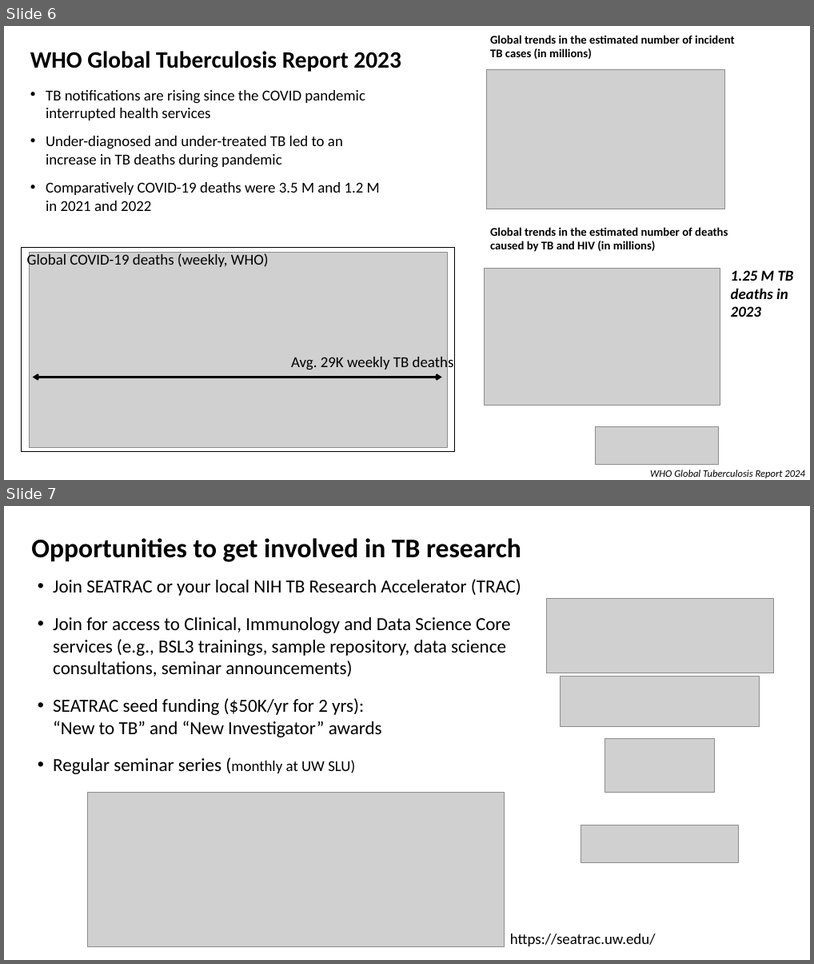
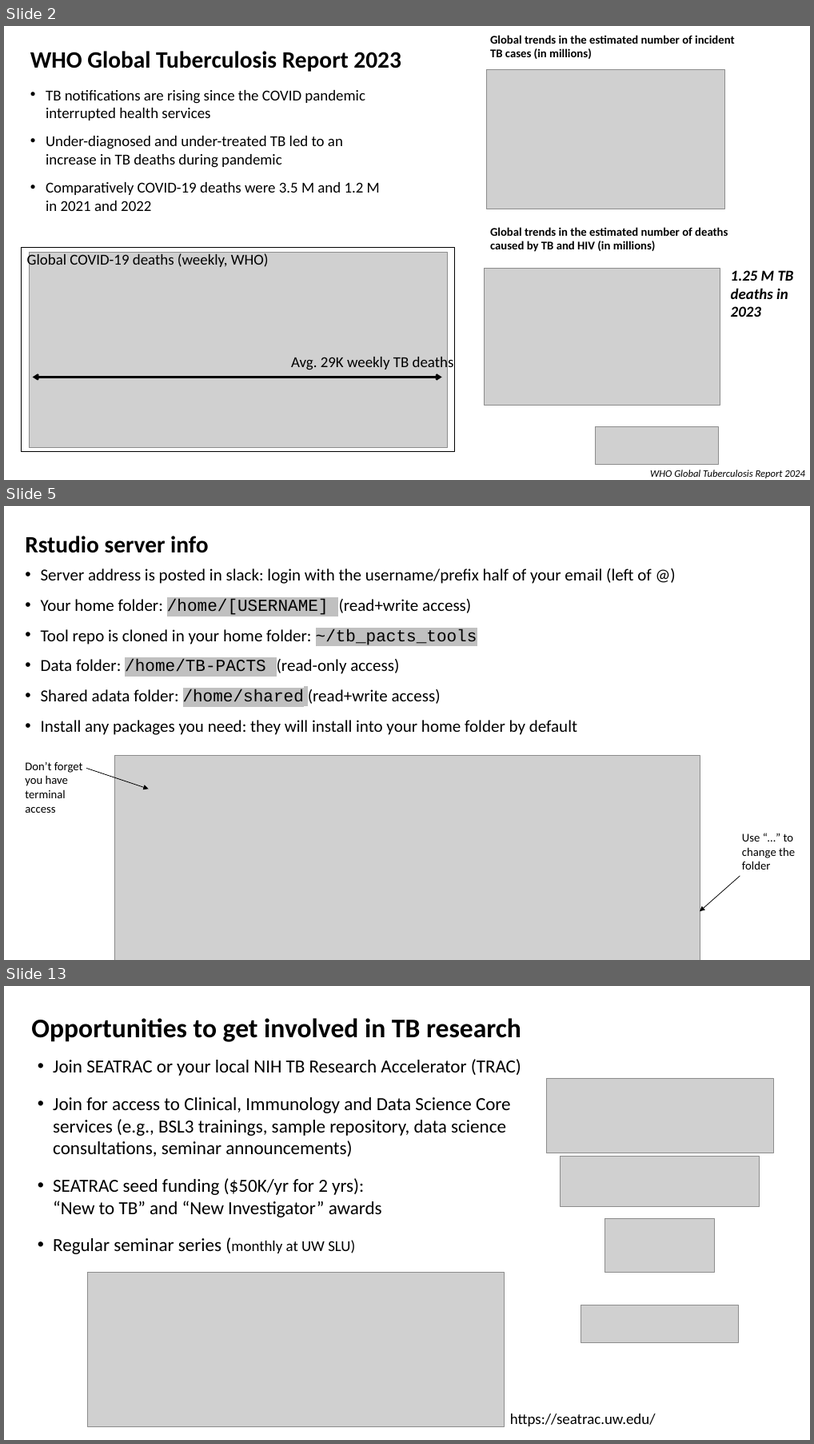
Before and after one commit to agartland/seatrac-hackday-2026, a slide deck: docs/SEATRAC_TB_hackday_intro_2026-FEB.pptx. Shown one above the other, each under a label of ours: slides 6 and 7 before the commit, slides 2, 5 and 13 after it; the slides between them are not shown. The pictures are 814x964 and 814x1444 pixels, drawn with LibreOffice and Linux fonts; fonts in the diff are those of the drawing; grey boxes stand for pictures. Boxes give left, top, right and bottom in pixels: in the first picture for what was removed or moved away, otherwise in the second. Text is boxed around its words. In the diff, an @@ line names an element or a change of style, - is before the commit and + after.

```diff
--- a/docs/SEATRAC_TB_hackday_intro_2026-FEB.pptx
+++ b/docs/SEATRAC_TB_hackday_intro_2026-FEB.pptx
@@ slide 5 added at (x1=4, y1=506, x2=810, y2=960), background #FFFFFF @@
@@ text added at (x1=25, y1=536, x2=208, y2=553), 28 pt, text #000000, bold @@
+Rstudio server info
@@ text added at (x1=41, y1=568, x2=652, y2=735), 20 pt, text #000000 @@
+• Server address is posted in slack: login with the username/prefix half of your email (left of @)
+• Your home folder: /home/[USERNAME] (read+write access)
+• Tool repo is cloned in your home folder: ~/tb_pacts_tools
+• Data folder: /home/TB-PACTS (read-only access)
+• Shared adata folder: /home/shared (read+write access)
+• Install any packages you need: they will install into your home folder by default
@@ group added at (x1=25, y1=756, x2=795, y2=960): 2 arrows, 2 texts, 1 picture @@
+Use “…” to change the folder
+Don’t forget you have terminal access
@@ what was slide 6 is now slide 2 @@
@@ what was slide 7 is now slide 13 @@
```
Also in this commit, not shown: 2 slides changed, 7 other slides added, 2 slides removed.
